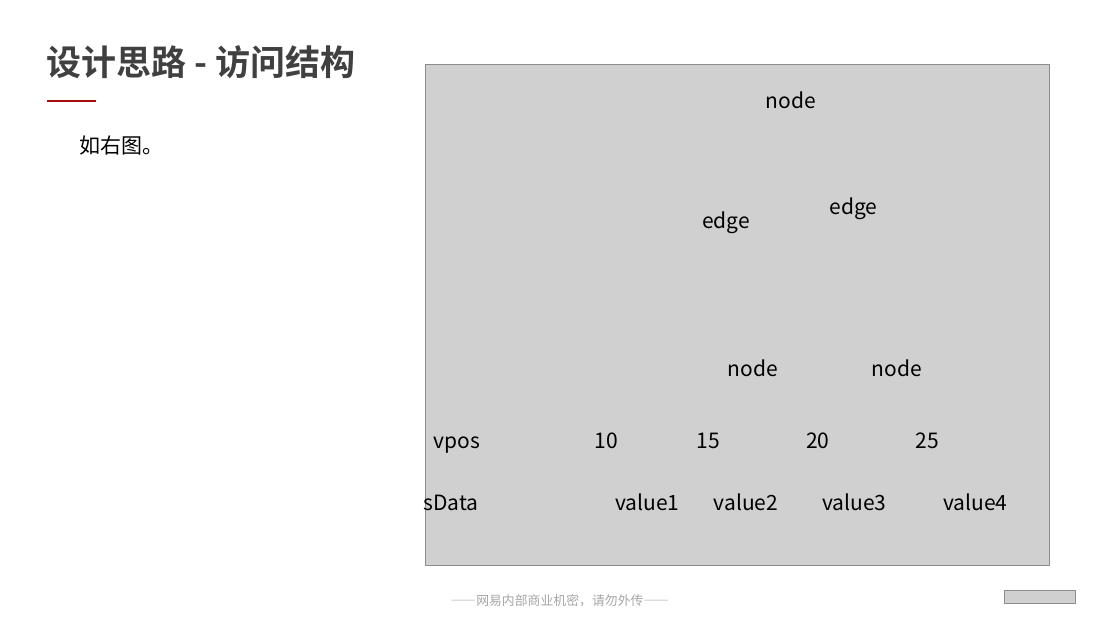
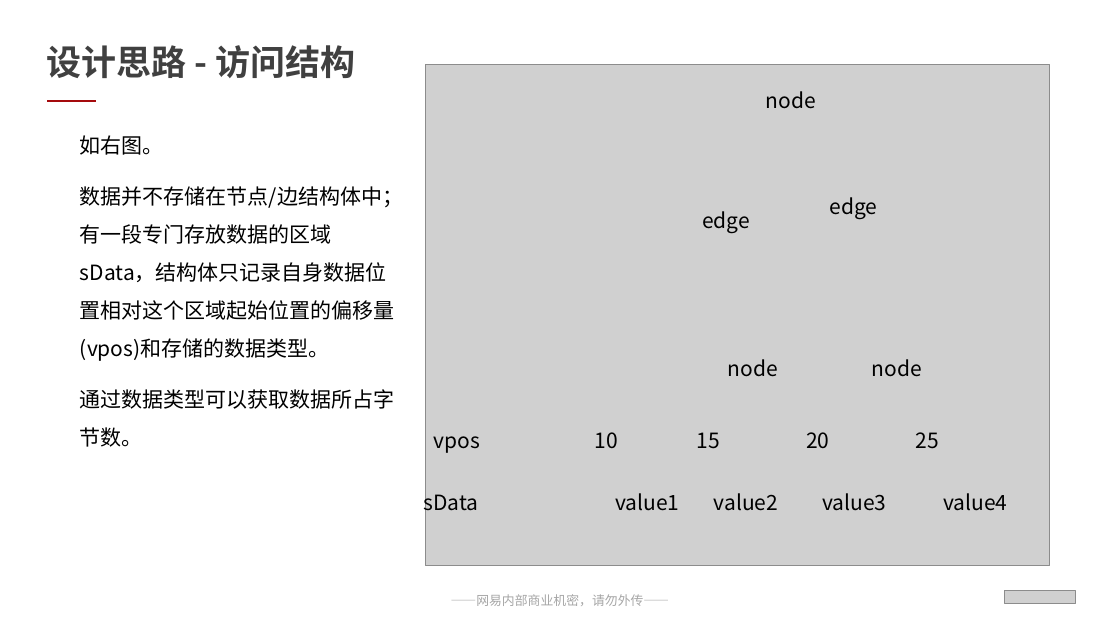
Before and after one commit to qwerbmb/lua_sh, a slide deck: slide 6 of test_speed/汇报ppt_刘淩峰.pptx. Drawn at 1120x630 pixels with LibreOffice and Linux fonts; fonts in the diff are those of the drawing; grey boxes stand for pictures. Boxes give left, top, right and bottom in pixels: in the first picture for what was removed or moved away, otherwise in the second. Text is boxed around its words. In the diff, an @@ line names an element or a change of style, - is before the commit and + after.

```diff
--- a/test_speed/汇报ppt_刘淩峰.pptx
+++ b/test_speed/汇报ppt_刘淩峰.pptx
@@ text at (80,186,403,447): paragraphs added @@
+数据并不存储在节点/边结构体中；有一段专门存放数据的区域sData，结构体只记录自身数据位置相对这个区域起始位置的偏移量(vpos)和存储的数据类型。
+通过数据类型可以获取数据所占字节数。
```
Also in this commit, not shown: 8 other slides changed, 1 slide added.
